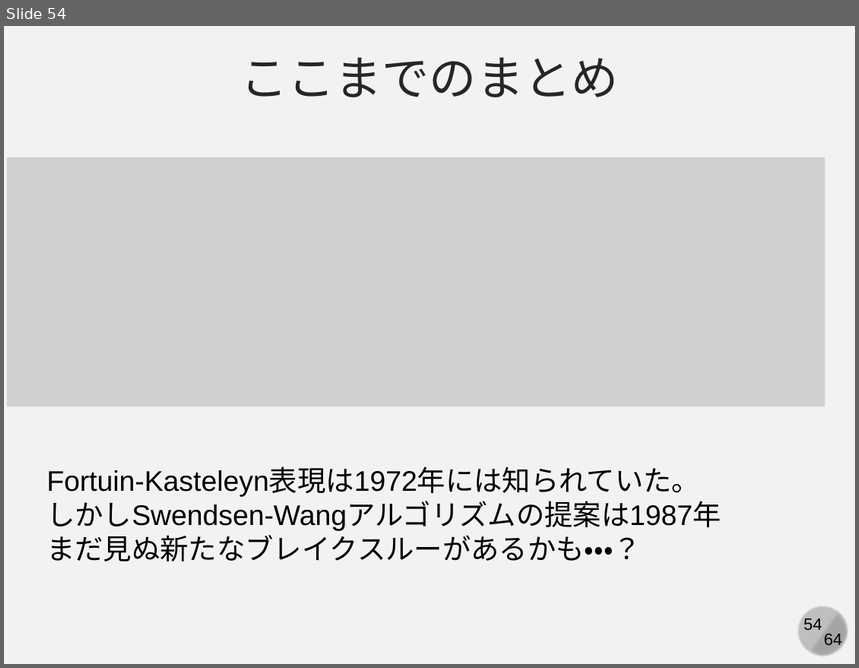
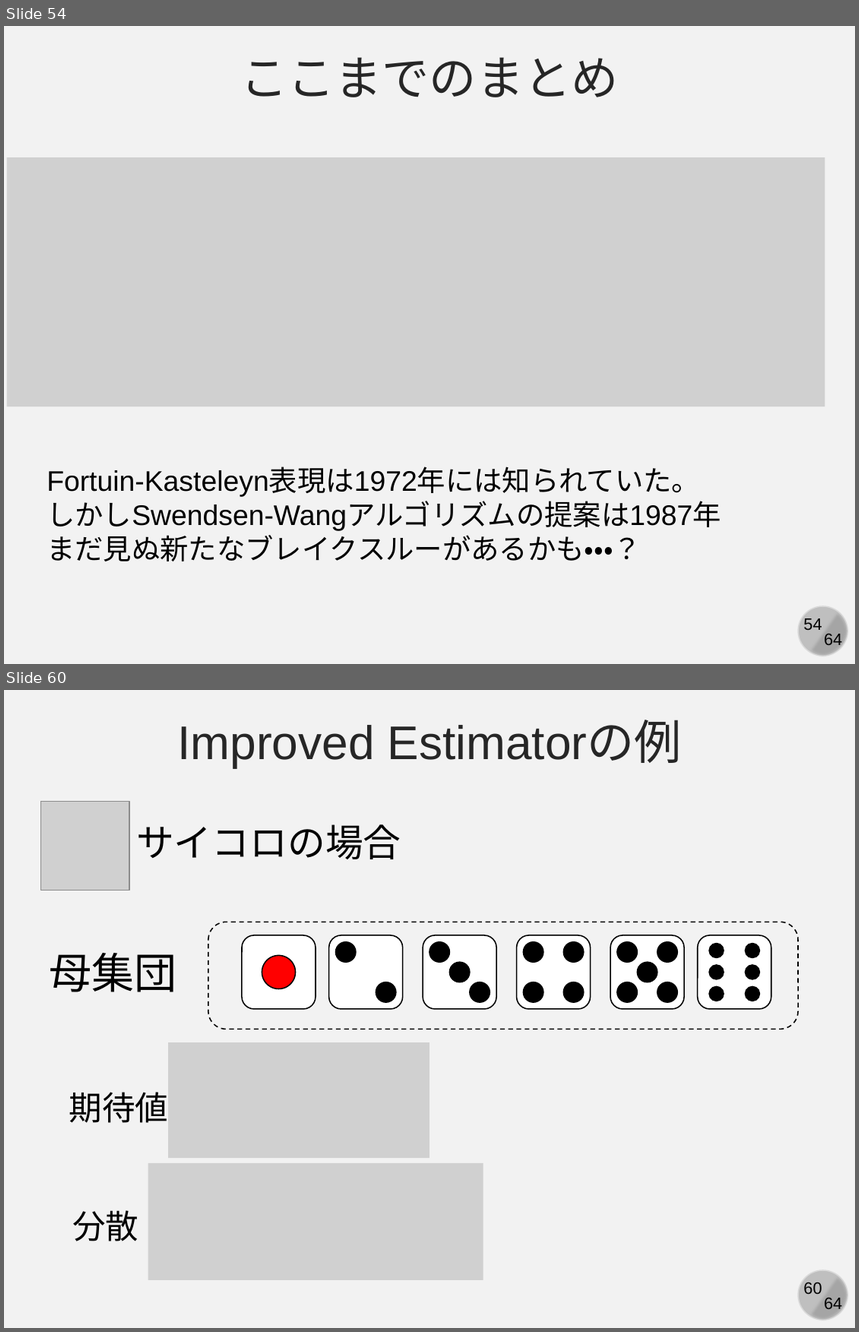
Before and after one commit to kaityo256/simulation_engineering, a slide deck: 04_mc_advanced/simulation04.pptx. Shown one above the other, each under a label of ours: slide 54 before the commit, slides 54 and 60 after it; the slides between them are not shown. The pictures are 859x668 and 859x1332 pixels, drawn with LibreOffice and Linux fonts; fonts in the diff are those of the drawing; grey boxes stand for pictures. Boxes give left, top, right and bottom in pixels: in the first picture for what was removed or moved away, otherwise in the second. Text is boxed around its words. In the diff, an @@ line names an element or a change of style, - is before the commit and + after.

```diff
--- a/04_mc_advanced/simulation04.pptx
+++ b/04_mc_advanced/simulation04.pptx
@@ slide 60 added at <box>4,690,855,1328</box>, background #F2F2F2; not listed: 4 template elements that a slide beside it also shows @@
@@ text added at <box>177,721,682,768</box>, 40 pt, text #262626 @@
+Improved Estimatorの例
@@ picture added at <box>40,802,129,890</box> @@
@@ text added at <box>136,825,401,859</box>, 32 pt, text #000000 @@
+サイコロの場合
@@ rounded rectangle added at <box>208,923,798,1030</box>, outline #000000 1 pt dashed @@
@@ rounded rectangle added at <box>243,935,316,1009</box>, fill #FFFFFF, outline #000000 1 pt @@
@@ rounded rectangle added at <box>329,935,403,1009</box>, fill #FFFFFF, outline #000000 1 pt @@
@@ text added at <box>49,953,177,992</box>, 36 pt, text #000000 @@
+母集団
@@ ellipse added at <box>262,955,295,989</box>, fill #FF0000, outline #000000 1 pt @@
@@ ellipse added at <box>336,942,357,962</box>, fill #000000, outline #000000 1 pt @@
@@ group added at <box>423,935,496,1009</box>: 3 ellipses, 1 rounded rectangle @@
@@ group added at <box>516,935,591,1009</box>: 4 ellipses, 1 rounded rectangle @@
@@ group added at <box>611,935,685,1009</box>: 5 ellipses, 1 rounded rectangle @@
@@ ellipse added at <box>376,983,396,1003</box>, fill #000000, outline #000000 1 pt @@
@@ group added at <box>698,935,772,1009</box>: 6 ellipses, 1 rounded rectangle @@
@@ picture added at <box>168,1043,430,1158</box> @@
@@ text added at <box>69,1092,169,1123</box>, 28 pt, text #000000 @@
+期待値
@@ picture added at <box>148,1163,484,1281</box> @@
@@ text added at <box>72,1211,139,1242</box>, 28 pt, text #000000 @@
+分散
```
Also in this commit, not shown: 14 other slides added, 1 slide removed, 1 other file.
